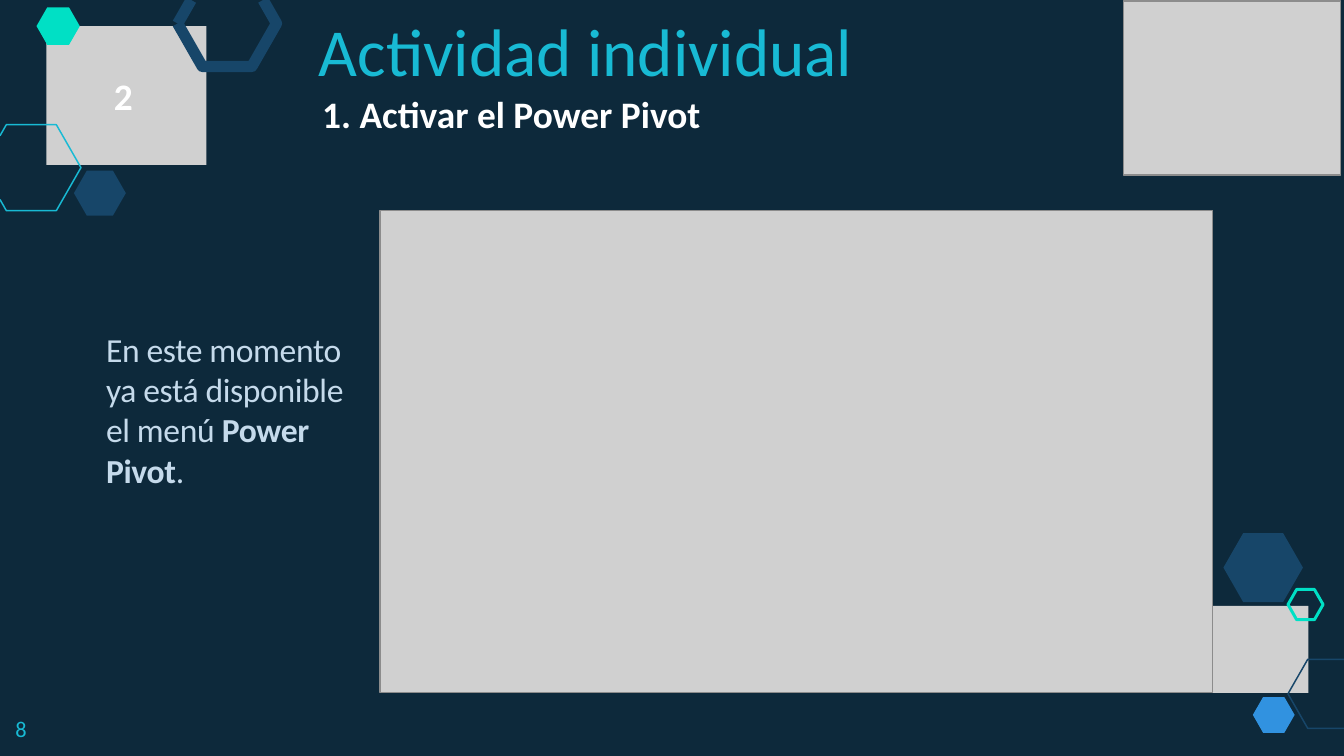
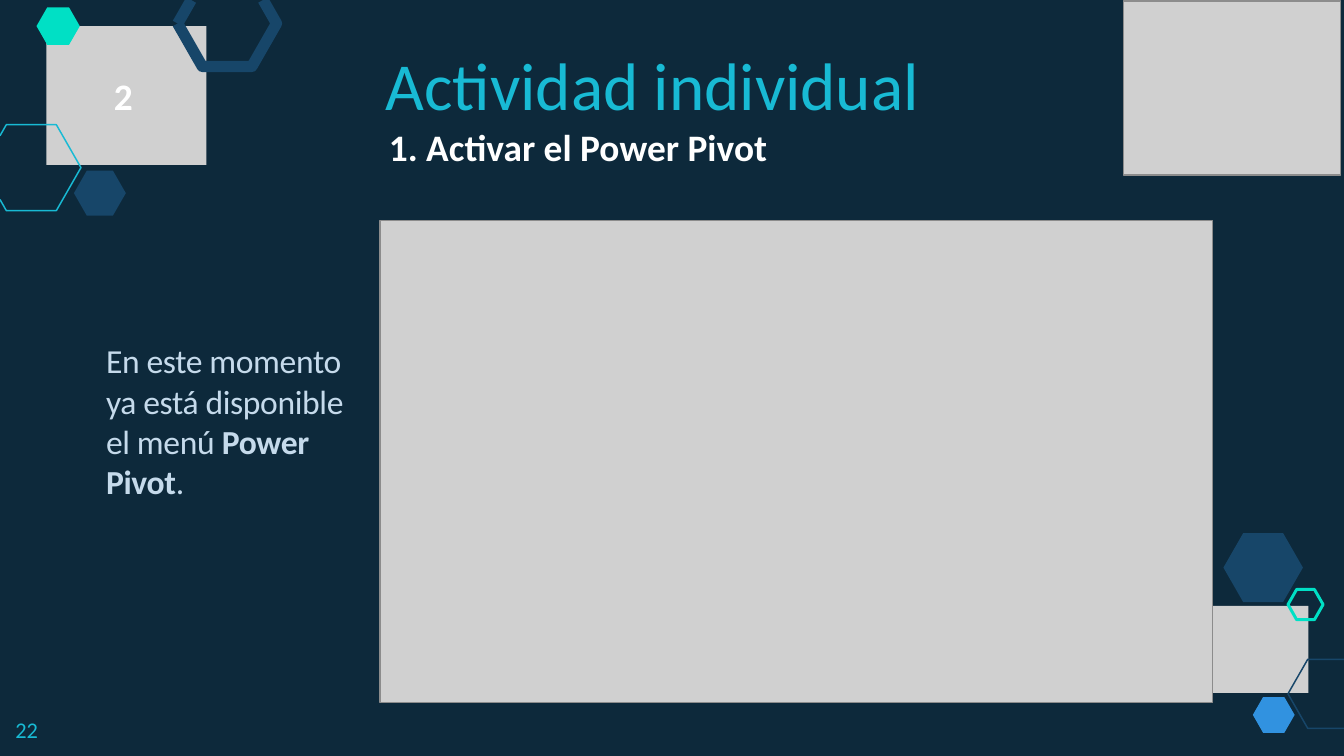
Before and after one commit to lizetheP/PensamientoC, a slide deck: slide 22 of Calendario2019/Presentaciones/Semana5/5_2_PowerPivotF.pptx. Drawn at 1344x756 pixels with LibreOffice and Linux fonts; fonts in the diff are those of the drawing; grey boxes stand for pictures. Boxes give left, top, right and bottom in pixels: in the first picture for what was removed or moved away, otherwise in the second. Text is boxed around its words. In the diff, an @@ line names an element or a change of style, - is before the commit and + after.

```diff
--- a/Calendario2019/Presentaciones/Semana5/5_2_PowerPivotF.pptx
+++ b/Calendario2019/Presentaciones/Semana5/5_2_PowerPivotF.pptx
@@ text "Actividad individual": place and size @@
-text "Actividad individual" at (319, 29, 852, 77)
+text "Actividad individual" at (385, 63, 919, 111)
@@ text "1. Activar el Power Pivot": place and size @@
-text "1. Activar el Power Pivot" at (322, 101, 700, 129)
+text "1. Activar el Power Pivot" at (389, 134, 767, 162)
@@ picture: place and size @@
-picture at (380, 211, 1212, 694)
+picture at (380, 220, 1212, 703)
@@ text "En este momento ya está ...": place and size @@
-text "En este momento ya está ..." at (106, 340, 344, 484)
+text "En este momento ya está ..." at (106, 351, 344, 495)
@@ text removed at (15, 722, 26, 737) @@
-8
@@ text added at (15, 723, 37, 738), 12 pt, text #18BAD4 @@
+22
```
Also in this commit, not shown: 56 other slides changed, 2 slides removed, 20 other files.
